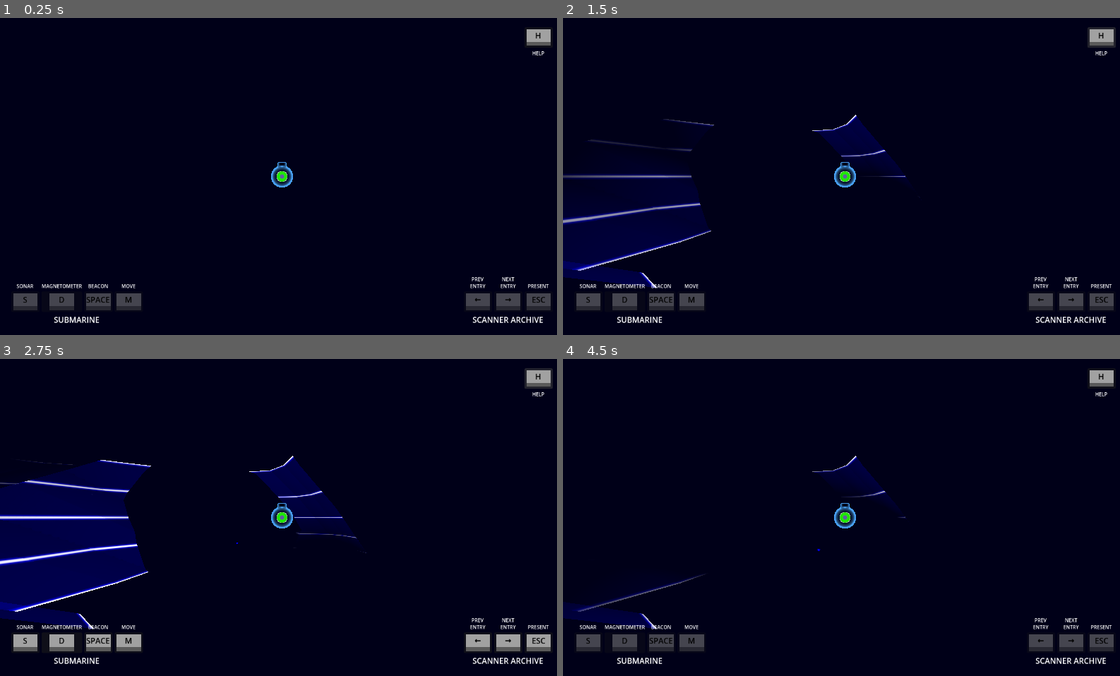
Above: before the commit, frames 1-4 (two rows, left to right).
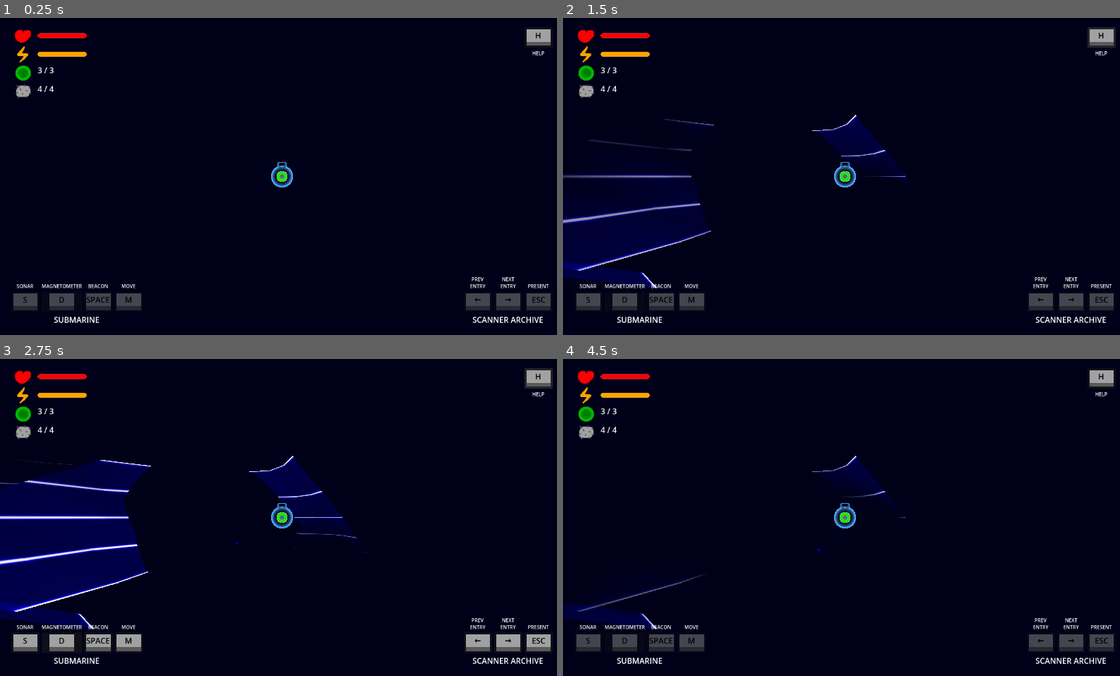
Above: after the commit, the same moments.

Repository: squirrelsoftcompany/LD57
Game: Godot game, scene res://Scenes/test_scene.tscn
Same seed, same stepped clock (60 frames per second), same inputs: the game is played once before the commit and once after it.
Inputs:
- Up to frame 1 (0.25 s): no input
- Up to frame 2 (1.5 s): click "H" at 0.5 s; click "H" at 1.25 s
- Up to frame 3 (2.75 s): click "H" at 2 s
- Up to frame 4 (4.5 s): click "SPACE" at 2.75 s; click "SPACE" at 3.5 s; click "S" at 4.25 s

The runs differ from the first frame. In frame 1, 0.7% of the frame differs, in the area x 2-16%, y 3-26%; in frame 2, 0.7%; in frame 3, 0.7%; in frame 4, 0.7%.

Commit message:
game/player state map to GUI

Diff:
--- a/Scenes/GUI/gui.tscn
+++ b/Scenes/GUI/gui.tscn
@@ -1,9 +1,15 @@
-[gd_scene load_steps=20 format=3 uid="uid://cl7b76mxru8tl"]
+[gd_scene load_steps=30 format=3 uid="uid://cl7b76mxru8tl"]
 
 [ext_resource type="Script" uid="uid://dxacdxwlt5ufc" path="res://Scripts/GUI/gui.gd" id="1_jyhc4"]
 [ext_resource type="PackedScene" uid="uid://csf7h3tyeu5ea" path="res://Scenes/GUI/top_button.tscn" id="1_psa72"]
 [ext_resource type="PackedScene" uid="uid://bg5tc4tw3t6bv" path="res://Scenes/GUI/bottom_button.tscn" id="2_gm40n"]
 [ext_resource type="Texture2D" uid="uid://d4d1682bns04p" path="res://Sprites/right_click.png" id="4_b4lgj"]
+[ext_resource type="Texture2D" uid="uid://c67oeho3qh4m4" path="res://Sprites/health.png" id="5_jtdjp"]
+[ext_resource type="Texture2D" uid="uid://da2ufh82pi13n" path="res://Sprites/energy.png" id="6_p8y2k"]
+[ext_resource type="Script" uid="uid://cod0yjphulu1j" path="res://Scripts/GUI/state_progress_bar.gd" id="6_wfw4l"]
+[ext_resource type="Texture2D" uid="uid://brvy1vh1sk3y0" path="res://Sprites/mine.png" id="7_wfw4l"]
+[ext_resource type="Texture2D" uid="uid://cokpyraa8uyor" path="res://Sprites/beacon.png" id="8_tjoyq"]
+[ext_resource type="Script" uid="uid://co1h8rx5o4ko0" path="res://Scripts/GUI/state_progress_label.gd" id="9_tjoyq"]
 
 [sub_resource type="InputEventAction" id="InputEventAction_gm40n"]
 action = &"mi_switch"
@@ -55,6 +61,44 @@
 
 [sub_resource type="Shortcut" id="Shortcut_5m8o7"]
 events = [SubResource("InputEventAction_jtdjp")]
+
+[sub_resource type="StyleBoxFlat" id="StyleBoxFlat_whnys"]
+draw_center = false
+border_width_left = 1
+border_width_top = 1
+border_width_right = 1
+border_width_bottom = 1
+border_color = Color(0.300356, 0.656854, 1, 1)
+corner_radius_top_left = 5
+corner_radius_top_right = 5
+corner_radius_bottom_right = 5
+corner_radius_bottom_left = 5
+
+[sub_resource type="StyleBoxFlat" id="StyleBoxFlat_p8y2k"]
+bg_color = Color(1, 0, 0, 1)
+corner_radius_top_left = 5
+corner_radius_top_right = 5
+corner_radius_bottom_right = 5
+corner_radius_bottom_left = 5
+
+[sub_resource type="StyleBoxFlat" id="StyleBoxFlat_wfw4l"]
+draw_center = false
+border_width_left = 1
+border_width_top = 1
+border_width_right = 1
+border_width_bottom = 1
+border_color = Color(0.300356, 0.656854, 1, 1)
+corner_radius_top_left = 5
+corner_radius_top_right = 5
+corner_radius_bottom_right = 5
+corner_radius_bottom_left = 5
+
+[sub_resource type="StyleBoxFlat" id="StyleBoxFlat_tjoyq"]
+bg_color = Color(1, 0.639216, 0, 1)
+corner_radius_top_left = 5
+corner_radius_top_right = 5
+corner_radius_bottom_right = 5
+corner_radius_bottom_left = 5
 
 [node name="Gui" type="Control"]
 layout_mode = 3
@@ -214,3 +258,79 @@
 text = "SCANNER ARCHIVE"
 horizontal_alignment = 1
 vertical_alignment = 1
+
+[node name="VBoxContainer3" type="VBoxContainer" parent="Control"]
+layout_mode = 0
+offset_right = 40.0
+offset_bottom = 40.0
+
+[node name="HBoxContainer" type="HBoxContainer" parent="Control/VBoxContainer3"]
+layout_mode = 2
+
+[node name="TextureRect" type="TextureRect" parent="Control/VBoxContainer3/HBoxContainer"]
+layout_mode = 2
+texture = ExtResource("5_jtdjp")
+
+[node name="HealthProgressBar" type="ProgressBar" parent="Control/VBoxContainer3/HBoxContainer"]
+custom_minimum_size = Vector2(100, 10)
+layout_mode = 2
+size_flags_vertical = 4
+theme_override_styles/background = SubResource("StyleBoxFlat_whnys")
+theme_override_styles/fill = SubResource("StyleBoxFlat_p8y2k")
+step = 1.0
+value = 20.0
+show_percentage = false
+script = ExtResource("6_wfw4l")
+initial_value_project_settings_name = "Game/Global/MaxLife"
+state_changed_signal_name = "life_state_changed"
+
+[node name="HBoxContainer2" type="HBoxContainer" parent="Control/VBoxContainer3"]
+layout_mode = 2
+
+[node name="TextureRect" type="TextureRect" parent="Control/VBoxContainer3/HBoxContainer2"]
+layout_mode = 2
+texture = ExtResource("6_p8y2k")
+
+[node name="EnergyProgressBar" type="ProgressBar" parent="Control/VBoxContainer3/HBoxContainer2"]
+custom_minimum_size = Vector2(100, 10)
+layout_mode = 2
+size_flags_vertical = 4
+theme_override_styles/background = SubResource("StyleBoxFlat_wfw4l")
+theme_override_styles/fill = SubResource("StyleBoxFlat_tjoyq")
+value = 50.0
+show_percentage = false
+script = ExtResource("6_wfw4l")
+initial_value_project_settings_name = "Game/Global/MaxEnergy"
+state_changed_signal_name = "energy_state_changed"
+
+[node name="HBoxContainer4" type="HBoxContainer" parent="Control/VBoxContainer3"]
+layout_mode = 2
+
+[node name="TextureRect" type="TextureRect" parent="Control/VBoxContainer3/HBoxContainer4"]
+layout_mode = 2
+texture = ExtResource("8_tjoyq")
+
+[node name="BeaconCountLabel" type="RichTextLabel" parent="Control/VBoxContainer3/HBoxContainer4"]
+custom_minimum_size = Vector2(100, 0)
+layout_mode = 2
+text = "3 / 4"
+script = ExtResource("9_tjoyq")
+initial_value_project_settings_name = "Game/Global/MaxBeacon"
+state_changed_signal_name = "beacon_state_changed"
+template_text = "%d / %d"
+
+[node name="HBoxContainer3" type="HBoxContainer" parent="Control/VBoxContainer3"]
+layout_mode = 2
+
+[node name="TextureRect" type="TextureRect" parent="Control/VBoxContainer3/HBoxContainer3"]
+layout_mode = 2
+texture = ExtResource("7_wfw4l")
+
+[node name="MineCountLabel" type="RichTextLabel" parent="Control/VBoxContainer3/HBoxContainer3"]
+custom_minimum_size = Vector2(100, 0)
+layout_mode = 2
+text = "3 / 4"
+script = ExtResource("9_tjoyq")
+initial_value_project_settings_name = "Game/Global/MaxMine"
+state_changed_signal_name = "mine_state_changed"
+template_text = "%d / %d"
--- a/Scenes/map.tscn
+++ b/Scenes/map.tscn
@@ -22,7 +22,6 @@
 cavern_width = 30.0
 cavity_nb = 10
 cavity_max_size = 80.0
-mines_nb = 10
 mine_template = ExtResource("3_q0mm3")
 energy_template = ExtResource("4_np2xp")
 fish_template = ExtResource("5_w7jjh")
--- a/Scripts/Autoload/EventHolder.gd
+++ b/Scripts/Autoload/EventHolder.gd
@@ -37,10 +37,18 @@
 signal ask_present()
 @warning_ignore("unused_signal")
 signal ask_show_help()
+#game state changed
 @warning_ignore("unused_signal")
 signal mine_state_changed()
 @warning_ignore("unused_signal")
-signal energy_state_changed()
+signal gameover(win: bool)
+#player state changed
+@warning_ignore("unused_signal")
+signal energy_state_changed(val: int, maximum: int)
+@warning_ignore("unused_signal")
+signal life_state_changed(val: int, maximum: int)
+@warning_ignore("unused_signal")
+signal beacon_state_changed(val: int, maximum: int)
 
 
 var _moving := false
--- a/Scripts/GUI/button.gd
+++ b/Scripts/GUI/button.gd
@@ -62,5 +62,5 @@
 	assert(mode == 1)
 	if !ask_signal_name.is_empty():
 		var ask_signal_name_full := ask_signal_name + ("_start" if toggled_on else "_finish")
-		print(name, " pressed(", toggled_on, ") -> ", ask_signal_name_full)
+		print(name, " toggled(", toggled_on, ") -> ", ask_signal_name_full)
 		GlobalEventHolder.emit_signal(ask_signal_name_full)
--- /dev/null
+++ b/Scripts/GUI/state_progress_bar.gd
@@ -0,0 +1,19 @@
+extends ProgressBar
+
+
+@export var initial_value_project_settings_name := ""
+@export var state_changed_signal_name := ""
+
+
+# Called when the node enters the scene tree for the first time.
+func _ready() -> void:
+	max_value = ProjectSettings.get_setting(initial_value_project_settings_name, 100)
+	value = max_value
+	GlobalEventHolder.connect(state_changed_signal_name, _on_state_changed)
+	pass # Replace with function body.
+
+
+func _on_state_changed(val: int, maximum: int):
+	max_value = maximum
+	value = val
+	pass
--- /dev/null
+++ b/Scripts/GUI/state_progress_label.gd
@@ -0,0 +1,28 @@
+extends RichTextLabel
+
+
+@export var initial_value_project_settings_name := ""
+@export var state_changed_signal_name := ""
+@export var template_text := ""
+
+var _max_value := 0
+var _value := 0
+
+
+# Called when the node enters the scene tree for the first time.
+func _ready() -> void:
+	_max_value = ProjectSettings.get_setting(initial_value_project_settings_name, 4)
+	_value = _max_value
+	compute_text()
+	GlobalEventHolder.connect(state_changed_signal_name, _on_state_changed)
+
+
+@warning_ignore("shadowed_global_identifier")
+func _on_state_changed(val: int, maximum: int):
+	_max_value = maximum
+	_value = val
+	compute_text()
+
+
+func compute_text():
+	text = template_text % [_value,_max_value]
--- a/Scripts/global_player_states.gd
+++ b/Scripts/global_player_states.gd
@@ -7,7 +7,7 @@
 @export var current_beacon: int = 0
 @export var current_life: int = 0
 
-var maxlife : int = ProjectSettings.get_setting("Game/Global/MaxLife")
+var maxLife : int = ProjectSettings.get_setting("Game/Global/MaxLife")
 var maxBeacon : int = ProjectSettings.get_setting("Game/Global/MaxBeacon")
 var maxEnergy : int = ProjectSettings.get_setting("Game/Global/MaxEnergy")
 var minesArray: Array = ProjectSettings.get_setting("Game/Global/Mines")
@@ -15,10 +15,10 @@
 func _ready() -> void:
 	current_energy = maxEnergy
 	current_beacon = maxBeacon
-	current_life = maxlife
+	current_life = maxLife
 	GlobalEventHolder.connect("mine_state_changed", _on_mine_state_changed)
 
-#
+
 func get_energy() -> int:
 	return current_energy
 
@@ -26,6 +26,8 @@
 	if value < 0:
 		value = 0
 	current_energy = value
+	GlobalEventHolder.energy_state_changed.emit(value, maxEnergy)
+
 
 func get_beacon() -> int:
 	return current_beacon
@@ -34,6 +36,8 @@
 	if value < 0:
 		value = 0
 	current_beacon = value
+	GlobalEventHolder.beacon_state_changed.emit(value, maxBeacon)
+
 
 func get_life() -> int:
 	return current_life
@@ -43,6 +47,8 @@
 		value = 0
 		game_over()
 	current_life = value
+	GlobalEventHolder.life_state_changed.emit(value, maxLife)
+
 
 func _on_mine_state_changed() -> void:
 	var minesArray: Array = ProjectSettings.get_setting("Game/Global/Mines")
@@ -59,7 +65,6 @@
 
 func add_energy(value: int):
 	set_energy(get_energy()+value)
-	GlobalEventHolder.energy_state_changed.emit()
 
 func remove_energy(value: int):
 	set_energy(get_energy()-value)
@@ -75,8 +80,9 @@
 
 func game_over():
 	# TODO : Game is over... send a signal ?
+	GlobalEventHolder.gameover.emit(false)
 	pass
 
 func win():
-	# TODO : Game is win ! send a signal ?
+	GlobalEventHolder.gameover.emit(true)
 	pass
--- a/Scripts/map.gd
+++ b/Scripts/map.gd
@@ -10,7 +10,6 @@
 @export var cavity_nb : int = 0
 @export var cavity_max_size : float ## minimum cavern_size
 @export_category("spawnables")
-@export var mines_nb : int
 @export var mine_template : PackedScene
 @export var energy_template : PackedScene
 @export var fish_template : PackedScene ## fishes not fishs ...
@@ -21,6 +20,10 @@
 var energy_Nodes : Array[Node3D]
 var mines : Array[Node3D]
 var fishes : Array[Node3D]
+
+
+@onready var mines_nb : int = ProjectSettings.get_setting("Game/Global/MaxMines", 10)
+
 
 func _ready():
 	cavity_max_size = cavity_max_size if cavity_max_size < cavern_width else cavern_width
--- a/project.godot
+++ b/project.godot
@@ -14,6 +14,7 @@
 Global/MaxLife=10
 Global/MaxEnergy=100
 Global/Mines=[]
+Global/MaxMines=0
 
 [application]
 
Not shown, added: Scripts/GUI/state_progress_bar.gd.uid
Not shown, added: Scripts/GUI/state_progress_label.gd.uid
Binary file changed: Sprites/beacon.png
Binary file changed: Sprites/energy.png
Binary file changed: Sprites/health.png
Binary file changed: Sprites/mine.png
